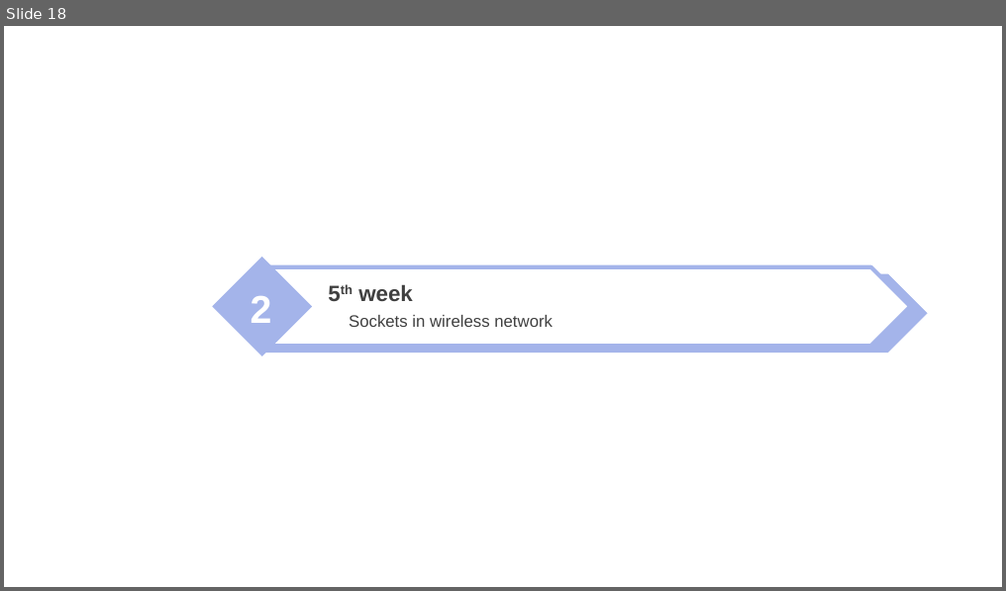
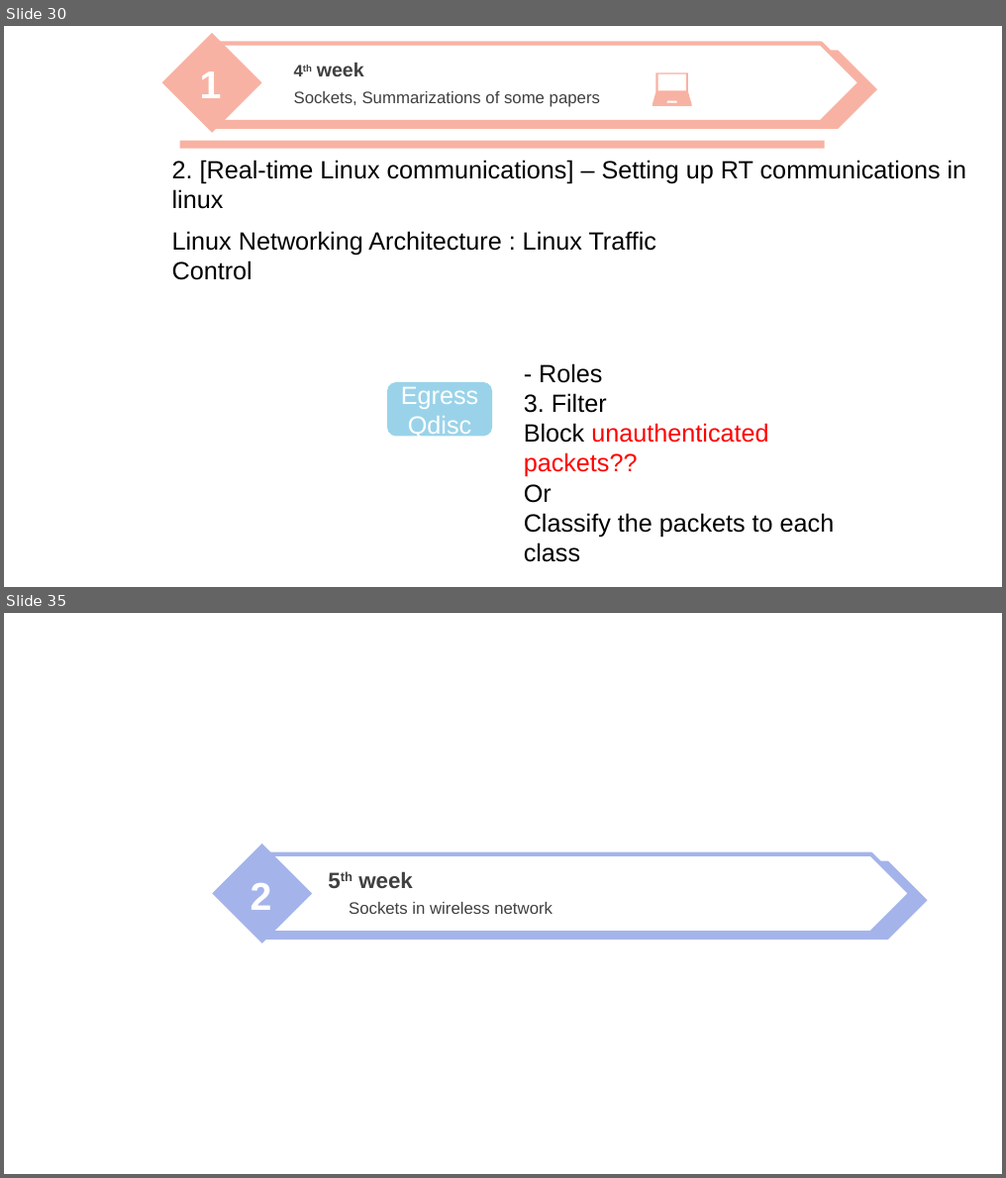
Before and after one commit to nicesick/Prototyping-Delay-Aware-V2X-Safe-Communications, a slide deck: presentation/presentation_2.pptx. Shown one above the other, each under a label of ours: slide 18 before the commit, slides 30 and 35 after it; the slides between them are not shown. The pictures are 1006x591 and 1006x1178 pixels, drawn with LibreOffice and Linux fonts; fonts in the diff are those of the drawing; background and template pictures are left out. Boxes give left, top, right and bottom in pixels: in the first picture for what was removed or moved away, otherwise in the second. Text is boxed around its words. In the diff, an @@ line names an element or a change of style, - is before the commit and + after.

```diff
--- a/presentation/presentation_2.pptx
+++ b/presentation/presentation_2.pptx
@@ slide 30 added at box(4, 26, 1002, 587), background picture (left out) @@
@@ freeform shape added at box(652, 73, 693, 106), fill #F8B2A3 @@
@@ group added at box(161, 33, 877, 133): 3 texts, 2 pentagon arrows, 1 diamond @@
+1
+4th week
+Sockets, Summarizations of some papers
@@ rectangle added at box(179, 141, 825, 149), fill #F8B2A3 @@
@@ text added at box(172, 160, 967, 183), 18 pt, text #000000 @@
+2. [Real-time Linux communications] – Setting up RT communications in linux
@@ text added at box(172, 231, 657, 280), 18 pt, text #000000 @@
+Linux Networking Architecture : Linux Traffic Control
@@ text added at box(524, 364, 835, 563), 18 pt, text #000000 @@
+- Roles
+3. Filter
+Block unauthenticated packets??
+Or
+Classify the packets to each class
@@ rounded rectangle added at box(387, 382, 492, 436), fill #9AD3E9, 18 pt, text #FFFFFF @@
+Egress
+Qdisc
@@ what was slide 18 is now slide 35 @@
```
Also in this commit, not shown: 2 slides changed, 16 other slides added.
